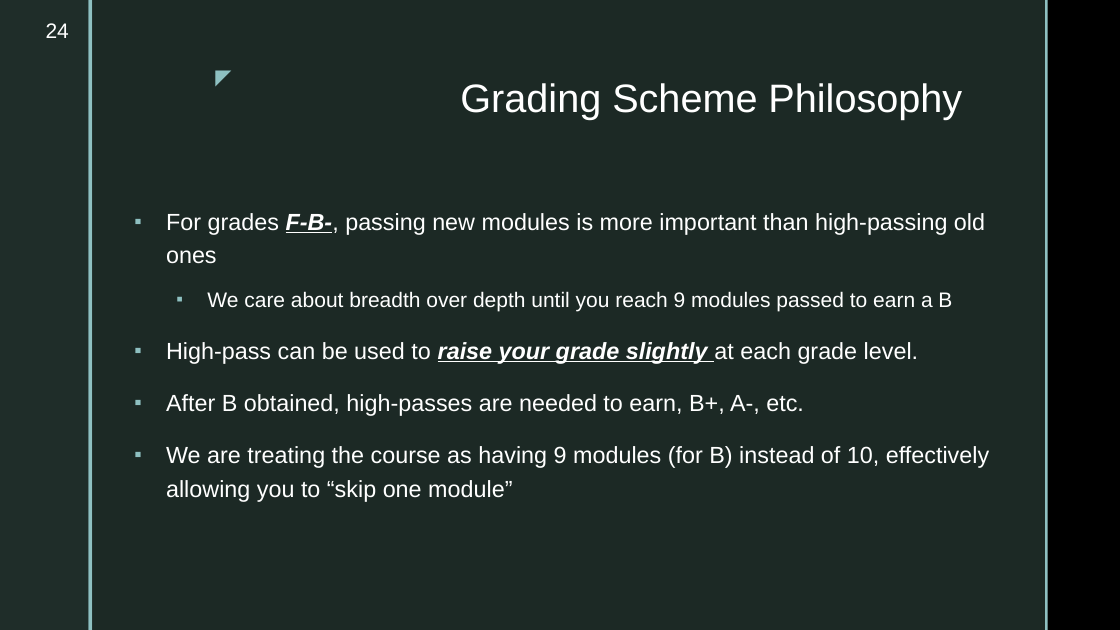
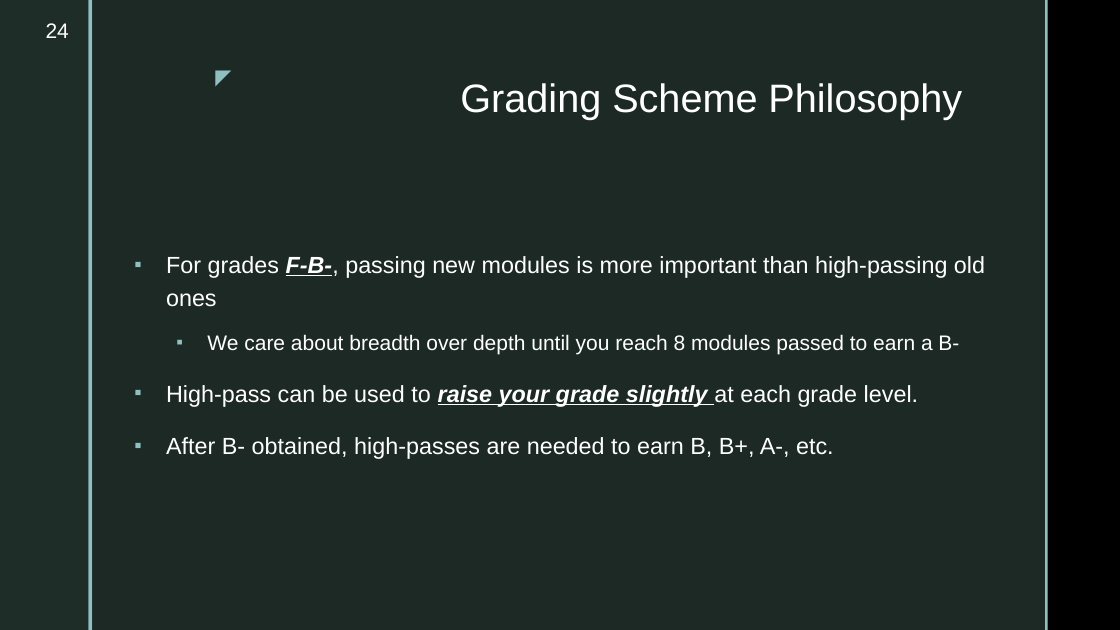
Before and after one commit to markfloryan/dsa2, a slide deck: slide 24 of slides/courseintroduction.pptx. Drawn at 1120x630 pixels with LibreOffice and Linux fonts; fonts in the diff are those of the drawing; background and template pictures are left out. Boxes give left, top, right and bottom in pixels: in the first picture for what was removed or moved away, otherwise in the second. Text is boxed around its words. In the diff, an @@ line names an element or a change of style, - is before the commit and + after.

```diff
--- a/slides/courseintroduction.pptx
+++ b/slides/courseintroduction.pptx
@@ text at bbox=[207, 334, 959, 354]: text changed @@
-  ▪ We care about breadth over depth until you reach 9 modules passed to earn a B
+  ▪ We care about breadth over depth until you reach 8 modules passed to earn a B-
@@ text at bbox=[166, 437, 834, 459]: text changed @@
-▪ After B obtained, high-passes are needed to earn, B+, A-, etc.
-▪ We are treating the course as having 9 modules (for B) instead of 10, effectively allowing you to “skip one module”
+▪ After B- obtained, high-passes are needed to earn B, B+, A-, etc.
```
Also in this commit, not shown: 5 other slides changed, 1 other file.
